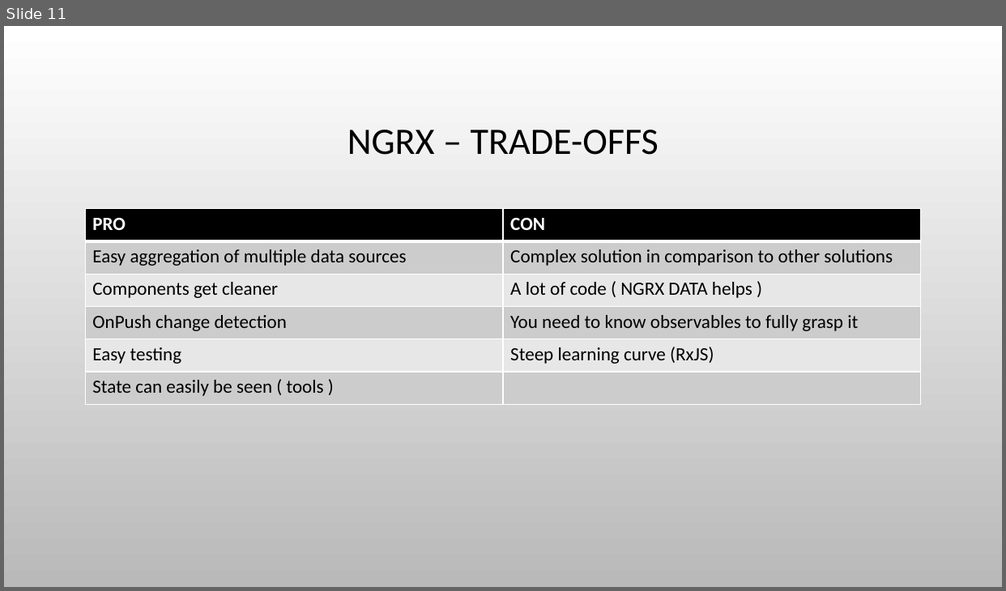
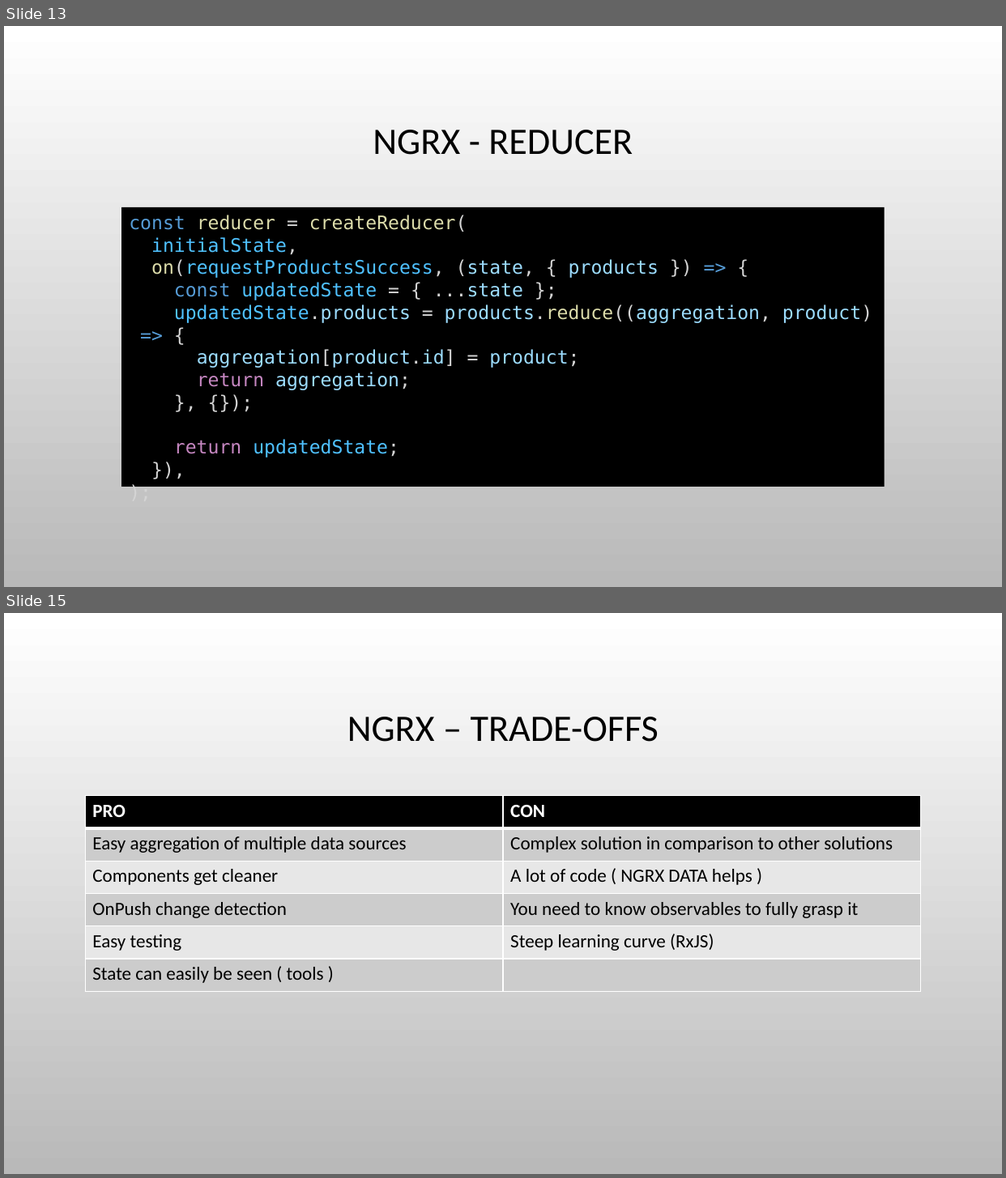
Before and after one commit to bertleemput/reactive-state-management, a slide deck: Reactive State Management.pptx. Shown one above the other, each under a label of ours: slide 11 before the commit, slides 13 and 15 after it; the slides between them are not shown. The pictures are 1006x591 and 1006x1178 pixels, drawn with LibreOffice and Linux fonts; fonts in the diff are those of the drawing; background and template pictures are left out. Boxes give left, top, right and bottom in pixels: in the first picture for what was removed or moved away, otherwise in the second. Text is boxed around its words. In the diff, an @@ line names an element or a change of style, - is before the commit and + after.

Commit message:
Examples of NGRX parts

```diff
--- a/Reactive State Management.pptx
+++ b/Reactive State Management.pptx
@@ slide 13 added at box(4, 26, 1002, 587), background picture (left out) @@
@@ title added at box(373, 130, 633, 155), 36 pt, text #000000 @@
+NGRX - REDUCER
@@ rectangle added at box(121, 207, 884, 487), fill #000000, 18 pt, text #9CDCFE @@
+const reducer = createReducer(
+initialState,
+on(requestProductsSuccess, (state, { products }) => {
+const updatedState = { ...state };
+updatedState.products = products.reduce((aggregation, product) => {
+aggregation[product.id] = product;
+return aggregation;
+}, {});
+return updatedState;
+}),
+);
@@ what was slide 11 is now slide 15 @@
```
Also in this commit, not shown: 3 other slides added.
